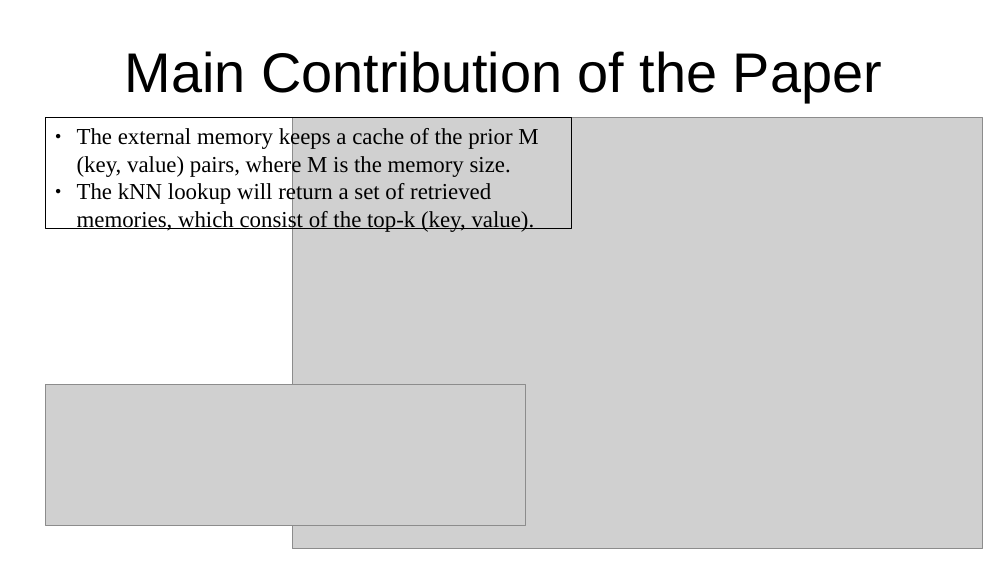
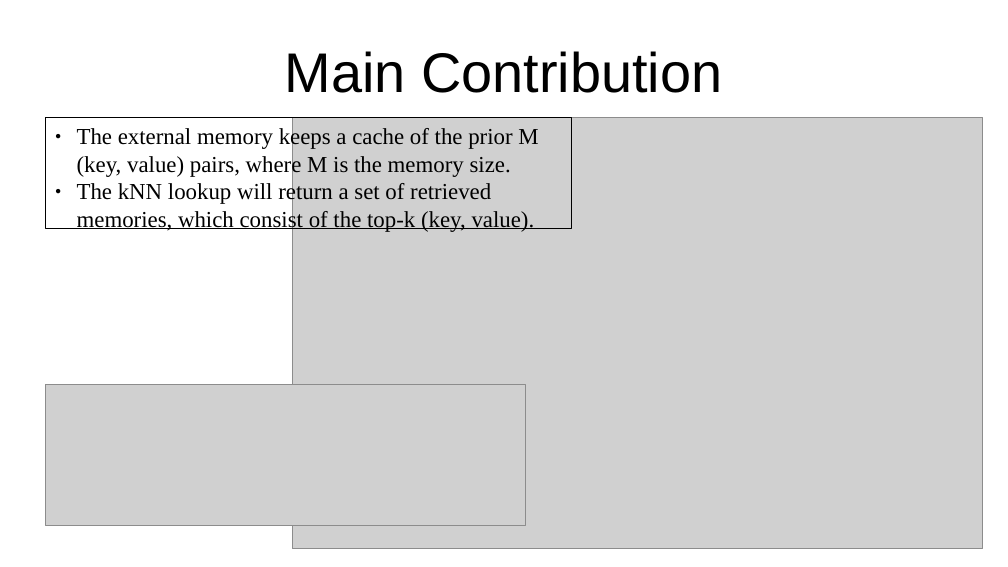
Before and after one commit to cwinsor/uml_comp5300, a slide deck: slide 3 of hw8_presentation_memorizing_transformer/memorizing_transformers_cwinsor.odp. Drawn at 1008x567 pixels with LibreOffice and Linux fonts; fonts in the diff are those of the drawing; grey boxes stand for pictures. Boxes give left, top, right and bottom in pixels: in the first picture for what was removed or moved away, otherwise in the second. Text is boxed around its words. In the diff, an @@ line names an element or a change of style, - is before the commit and + after.

```diff
--- a/hw8_presentation_memorizing_transformer/memorizing_transformers_cwinsor.odp
+++ b/hw8_presentation_memorizing_transformer/memorizing_transformers_cwinsor.odp
@@ title at bbox=[285, 51, 722, 93]: text changed @@
-Main Contribution of the Paper
+Main Contribution
```
Also in this commit, not shown: 1 other slide changed, 1 slide added, 1 slide removed, 2 other files.
